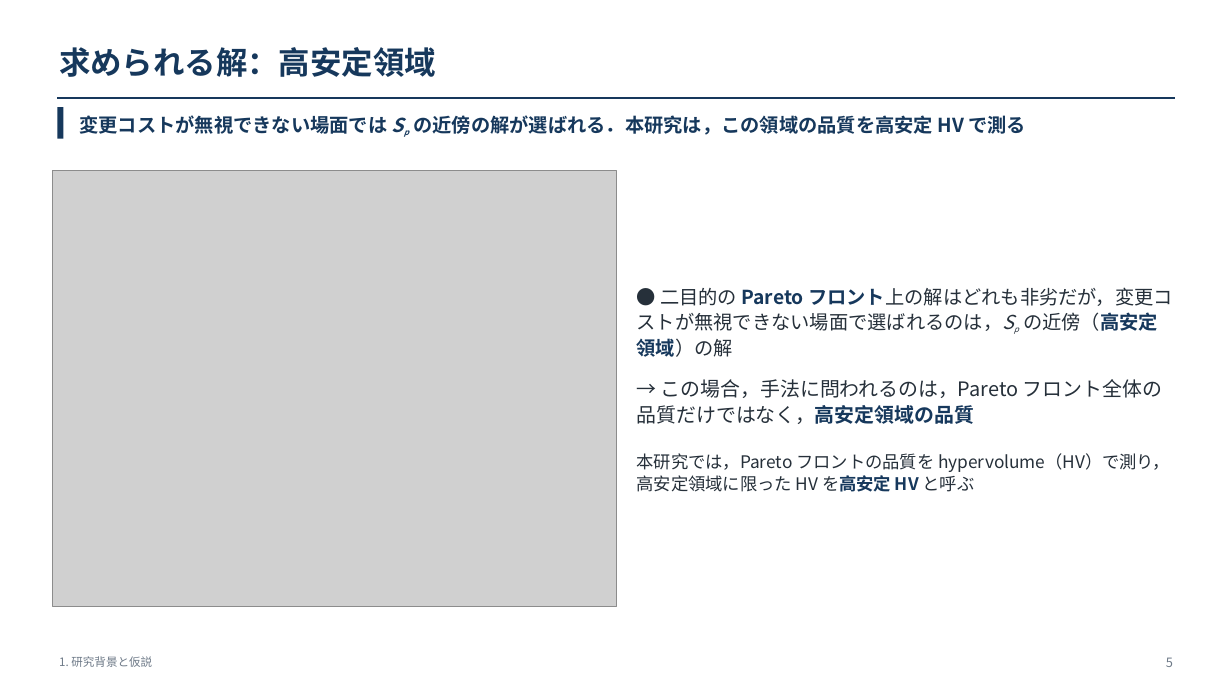
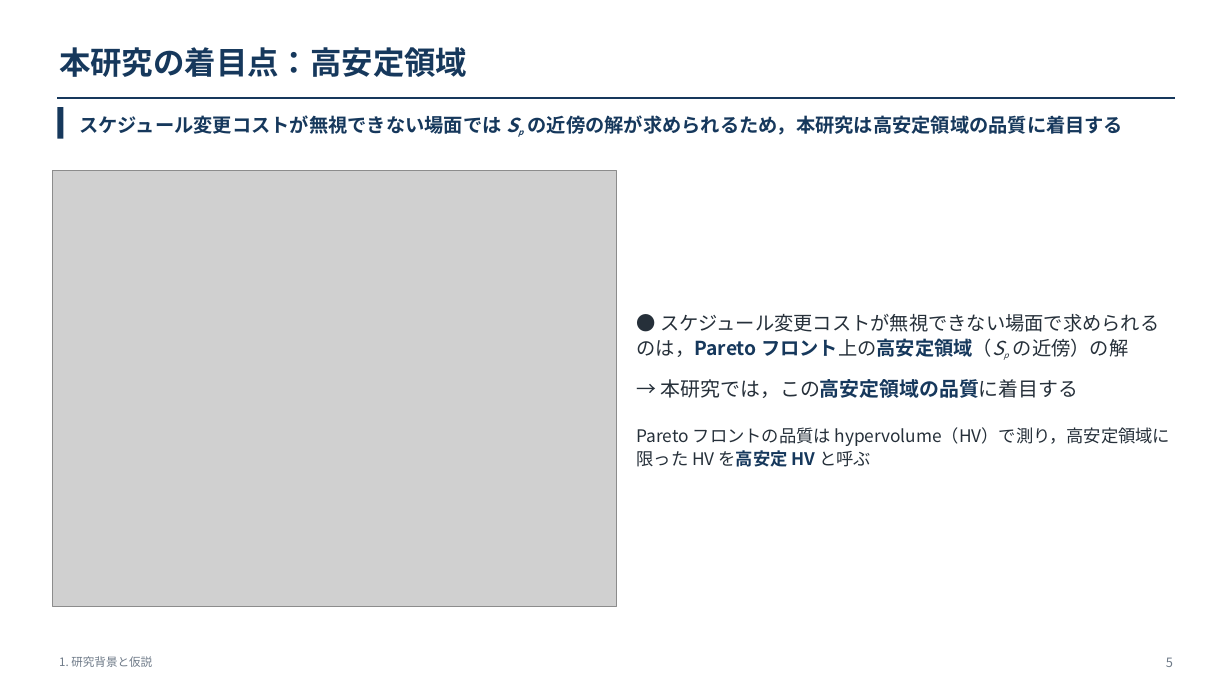
Before and after one commit to kitotakumi/stability_scheduling, a slide deck: slide 5 of doc/presentation_materials/JIMA2026fall_発表.pptx. Drawn at 1232x693 pixels with LibreOffice and Linux fonts; fonts in the diff are those of the drawing; grey boxes stand for pictures. Boxes give left, top, right and bottom in pixels: in the first picture for what was removed or moved away, otherwise in the second. Text is boxed around its words. In the diff, an @@ line names an element or a change of style, - is before the commit and + after.

```diff
--- a/doc/presentation_materials/JIMA2026fall_発表.pptx
+++ b/doc/presentation_materials/JIMA2026fall_発表.pptx
@@ text at [59,47,467,77]: text changed @@
-求められる解：高安定領域
+本研究の着目点：高安定領域
@@ text at [79,115,1124,135]: text changed @@
-変更コストが無視できない場面では Sp の近傍の解が選ばれる．本研究は，この領域の品質を高安定 HV で測る
+スケジュール変更コストが無視できない場面では Sp の近傍の解が求められるため，本研究は高安定領域の品質に着目する
@@ text at [637,314,1170,467]: text changed @@
-● 二目的の Pareto フロント上の解はどれも非劣だが，変更コストが無視できない場面で選ばれるのは，Sp の近傍（高安定領域）の解
-→ この場合，手法に問われるのは，Pareto フロント全体の品質だけではなく，高安定領域の品質
-本研究では，Pareto フロントの品質を hypervolume（HV）で測り，高安定領域に限った HV を高安定 HV と呼ぶ
+● スケジュール変更コストが無視できない場面で求められるのは，Pareto フロント上の高安定領域（Sp の近傍）の解
+→ 本研究では，この高安定領域の品質に着目する
+Pareto フロントの品質は hypervolume（HV）で測り，高安定領域に限った HV を高安定 HV と呼ぶ
```
Also in this commit, not shown: 6 other slides changed, 5 other files.
